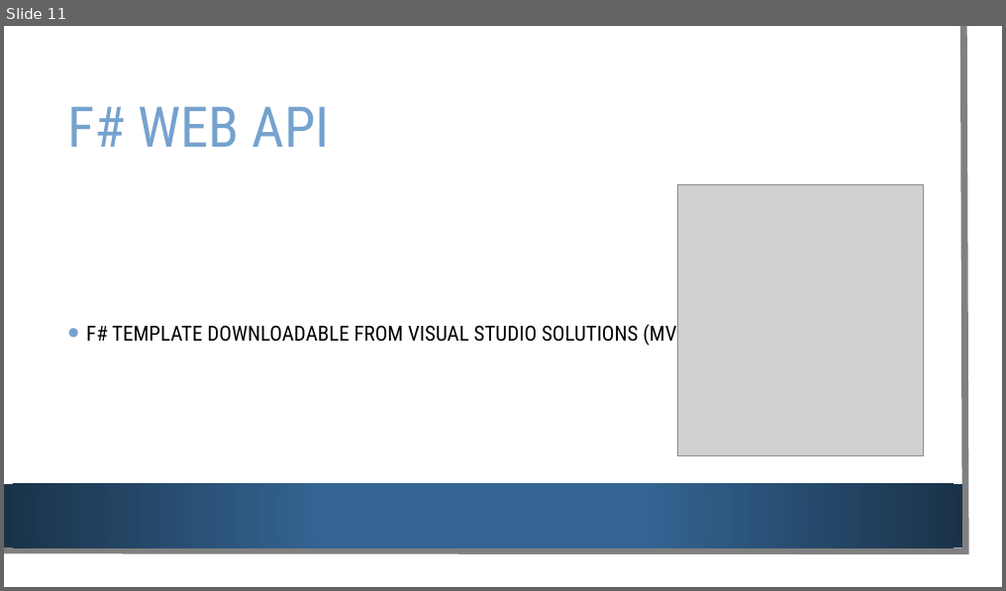
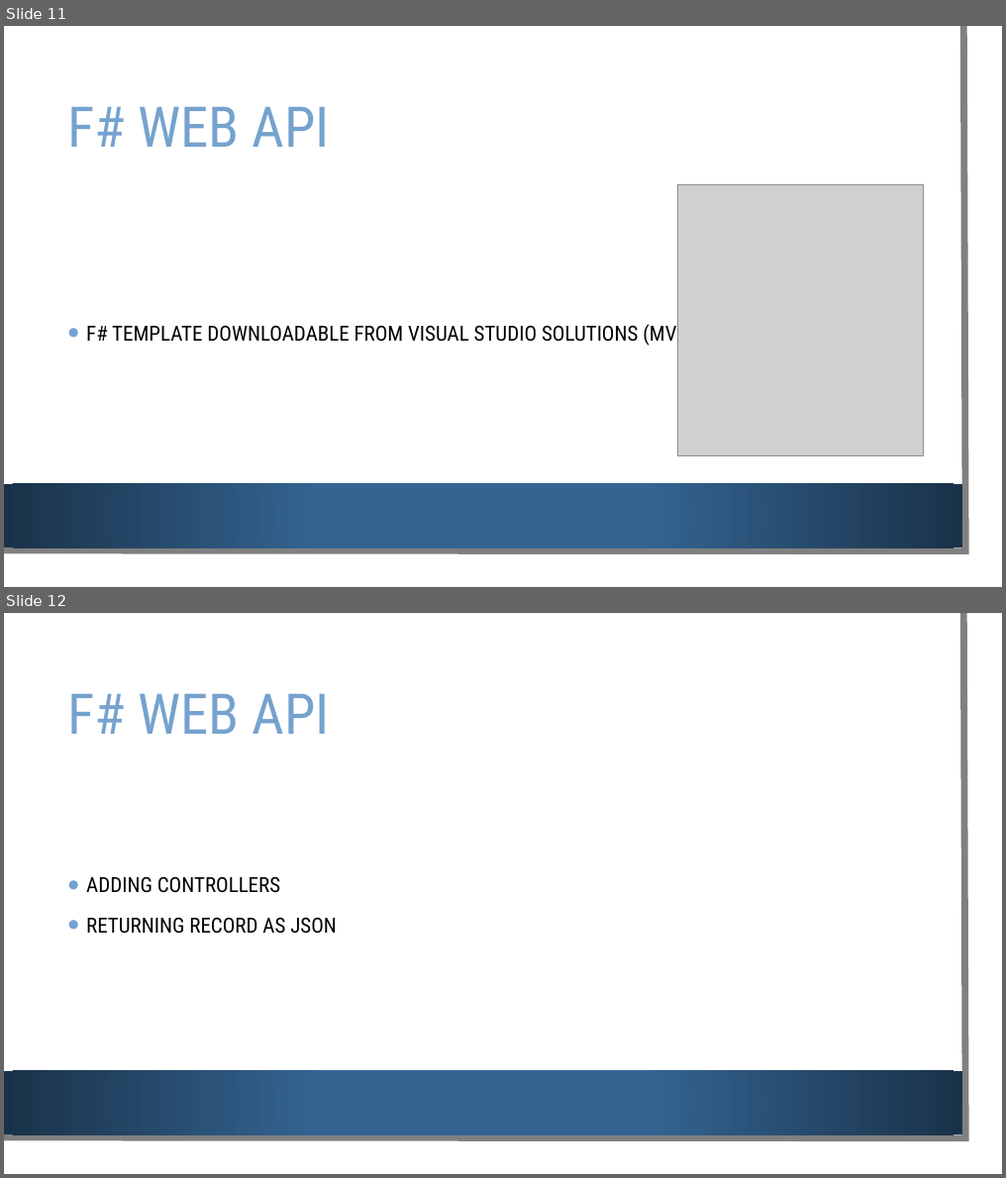
Before and after one commit to Alanmugz/API, a slide deck: WebSharper.pptx. Shown one above the other, each under a label of ours: slide 11 before the commit, slides 11 and 12 after it. The pictures are 1006x591 and 1006x1178 pixels, drawn with LibreOffice and Linux fonts; fonts in the diff are those of the drawing; grey boxes stand for pictures; background and template pictures are left out. Boxes give left, top, right and bottom in pixels: in the first picture for what was removed or moved away, otherwise in the second. Text is boxed around its words. In the diff, an @@ line names an element or a change of style, - is before the commit and + after.

```diff
--- a/WebSharper.pptx
+++ b/WebSharper.pptx
@@ slide 12 added at [4, 613, 1002, 1174], background picture (left out); not listed: 3 template elements that a slide beside it also shows @@
@@ title added at [67, 693, 330, 734], 54 pt, text #75A2CE @@
+F# WEB API
@@ text added at [86, 877, 337, 934], 20 pt, text #000000 @@
+• ADDING CONTROLLERS
+• RETURNING RECORD AS JSON
```
Also in this commit, not shown: 1 other slide added, 12 other files.
